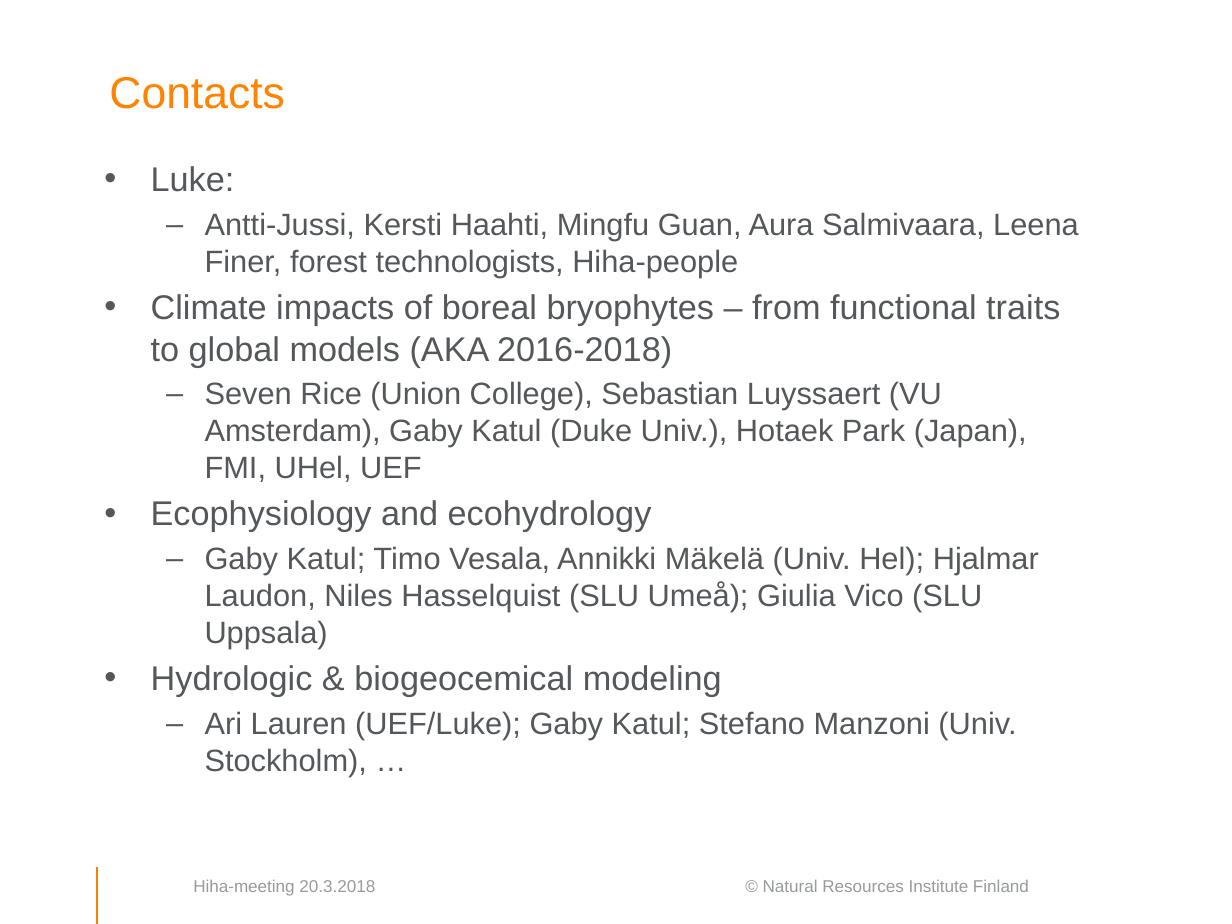
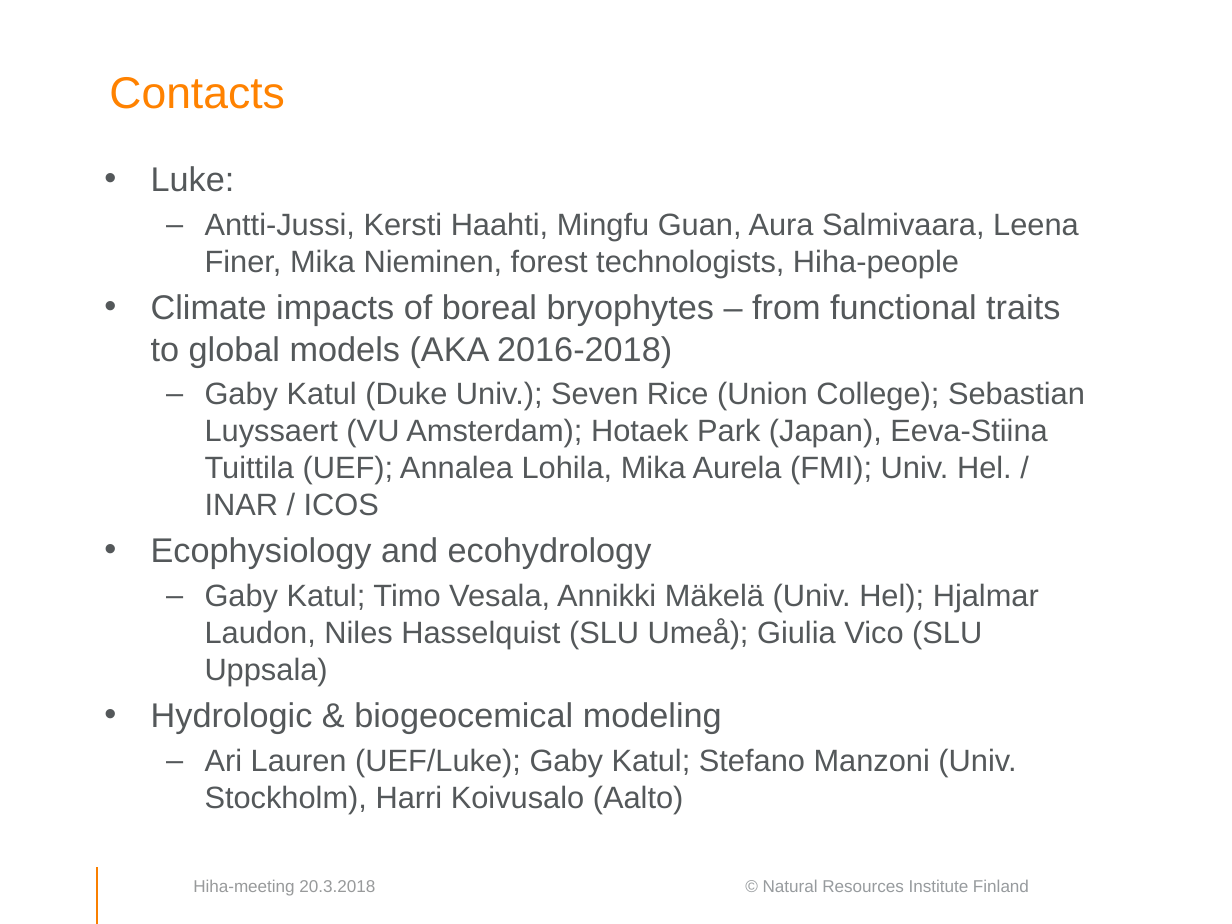
Before and after one commit to LukeEcomod/presentations, a slide deck: slide 3 of Samuli_presentation.pptx. Drawn at 1232x924 pixels with LibreOffice and Linux fonts; fonts in the diff are those of the drawing; background and template pictures are left out. Boxes give left, top, right and bottom in pixels: in the first picture for what was removed or moved away, otherwise in the second. Text is boxed around its words. In the diff, an @@ line names an element or a change of style, - is before the commit and + after.

```diff
--- a/Samuli_presentation.pptx
+++ b/Samuli_presentation.pptx
@@ text at [205, 212, 1079, 278]: text changed @@
-  – Antti-Jussi, Kersti Haahti, Mingfu Guan, Aura Salmivaara, Leena Finer, forest technologists, Hiha-people
+  – Antti-Jussi, Kersti Haahti, Mingfu Guan, Aura Salmivaara, Leena Finer, Mika Nieminen, forest technologists, Hiha-people
@@ text at [205, 381, 1085, 516]: text changed @@
-  – Seven Rice (Union College), Sebastian Luyssaert (VU Amsterdam), Gaby Katul (Duke Univ.), Hotaek Park (Japan), FMI, UHel, UEF
+  – Gaby Katul (Duke Univ.); Seven Rice (Union College); Sebastian Luyssaert (VU Amsterdam); Hotaek Park (Japan), Eeva-Stiina Tuittila (UEF); Annalea Lohila, Mika Aurela (FMI); Univ. Hel. / INAR / ICOS
@@ text at [205, 748, 1016, 814]: text changed @@
-  – Ari Lauren (UEF/Luke); Gaby Katul; Stefano Manzoni (Univ. Stockholm), …
+  – Ari Lauren (UEF/Luke); Gaby Katul; Stefano Manzoni (Univ. Stockholm), Harri Koivusalo (Aalto)
```
Also in this commit, not shown: 2 other slides changed, 1 other file.
